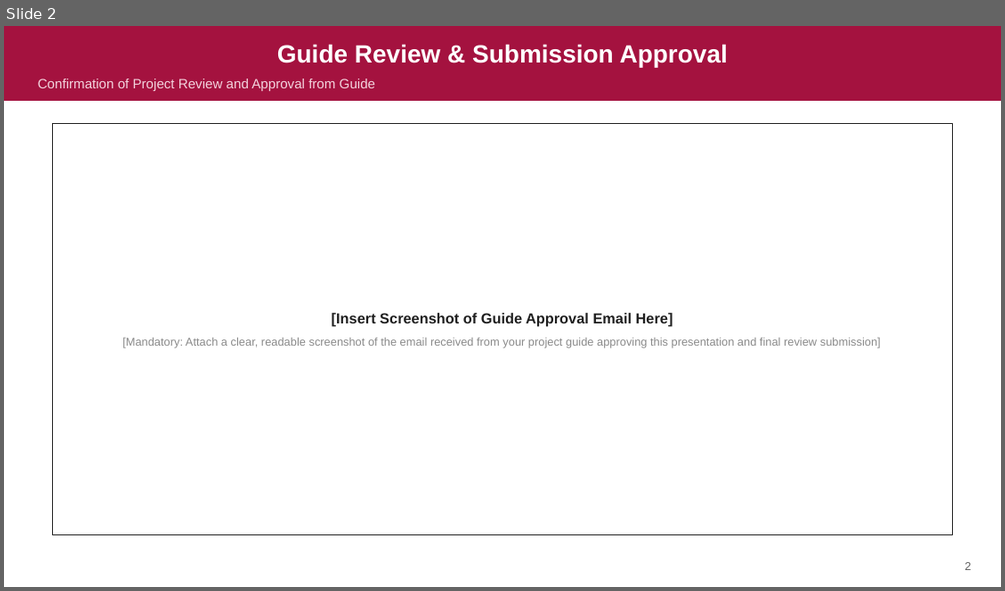
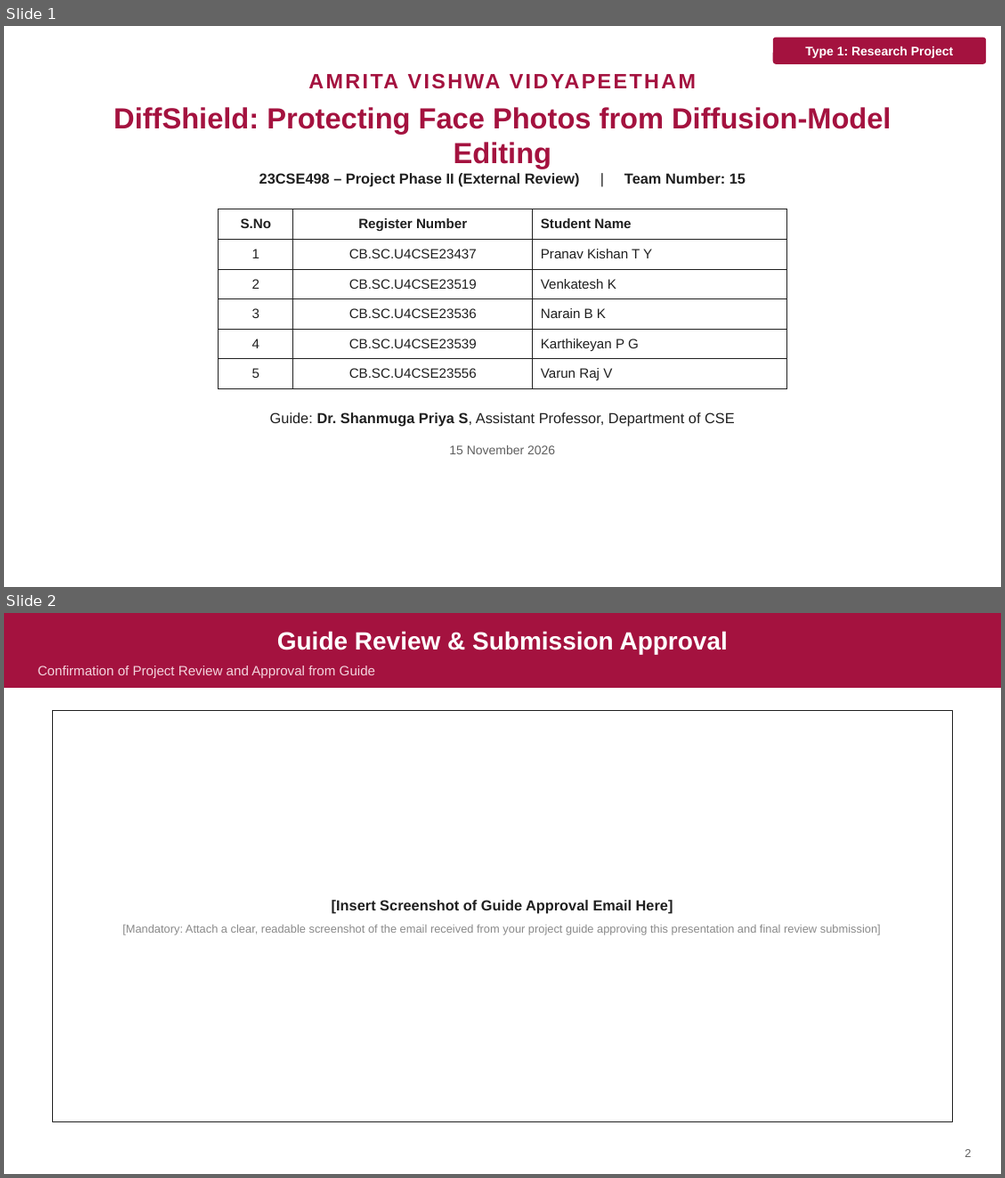
Before and after one commit to Project-DiffShield/DiffShield, a slide deck: reports/DiffShield_PhaseII_External_Review.pptx. Shown one above the other, each under a label of ours: slide 2 before the commit, slides 1 and 2 after it. The pictures are 1005x591 and 1005x1178 pixels, drawn with LibreOffice and Linux fonts; fonts in the diff are those of the drawing. Boxes give left, top, right and bottom in pixels: in the first picture for what was removed or moved away, otherwise in the second. Text is boxed around its words. In the diff, an @@ line names an element or a change of style, - is before the commit and + after.

Commit message:
Phase II deck rebuilt around the final method (trial 14): team details, guide, new objectives, methods-compared slide, trial 14 results and cleanup chart, deliverables slide with links

```diff
--- a/reports/DiffShield_PhaseII_External_Review.pptx
+++ b/reports/DiffShield_PhaseII_External_Review.pptx
@@ slide 1 added at (4, 26, 1001, 587), background #FFFFFF @@
@@ rounded rectangle added at (773, 38, 986, 64), fill #A4123F, 12 pt, text #FFFFFF, bold @@
+Type 1: Research Project
@@ text added at (64, 63, 941, 97), 20 pt, text #A4123F, bold @@
+AMRITA VISHWA VIDYAPEETHAM
@@ text added at (113, 107, 890, 168), 28 pt, text #A4123F, bold @@
+DiffShield: Protecting Face Photos from Diffusion-Model Editing
@@ text added at (259, 173, 745, 187), 14 pt, text #1F1F1F, bold @@
+23CSE498 – Project Phase II (External Review) | Team Number: 15
@@ table added at (218, 209, 787, 384), 6 rows, 3 columns @@
+S.No | Register Number | Student Name
+1 | CB.SC.U4CSE23437 | Pranav Kishan T Y
+2 | CB.SC.U4CSE23519 | Venkatesh K
+3 | CB.SC.U4CSE23536 | Narain B K
+4 | CB.SC.U4CSE23539 | Karthikeyan P G
+5 | CB.SC.U4CSE23556 | Varun Raj V
@@ text added at (270, 412, 735, 426), 14 pt, text #1F1F1F @@
+Guide: Dr. Shanmuga Priya S, Assistant Professor, Department of CSE
@@ text added at (449, 445, 555, 454), 12 pt, text #5F5F5F @@
+15 November 2026
```
Also in this commit, not shown: 8 slides changed, 2 other slides added, 1 slide removed, 1 other file.
